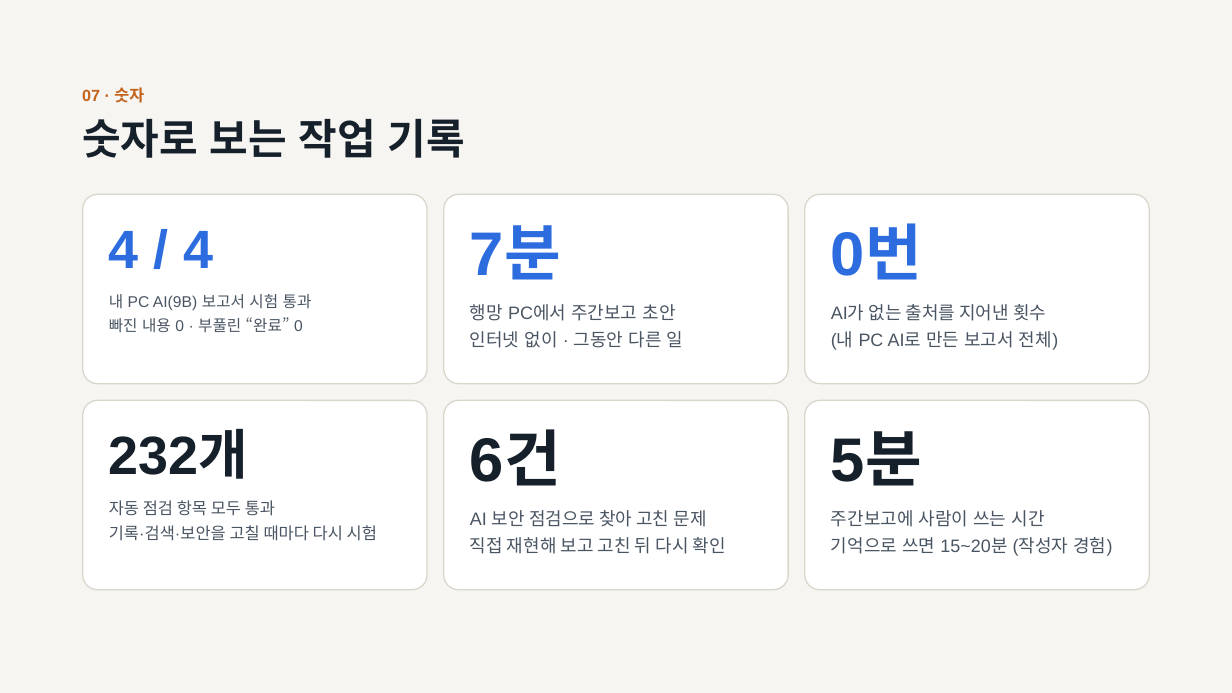
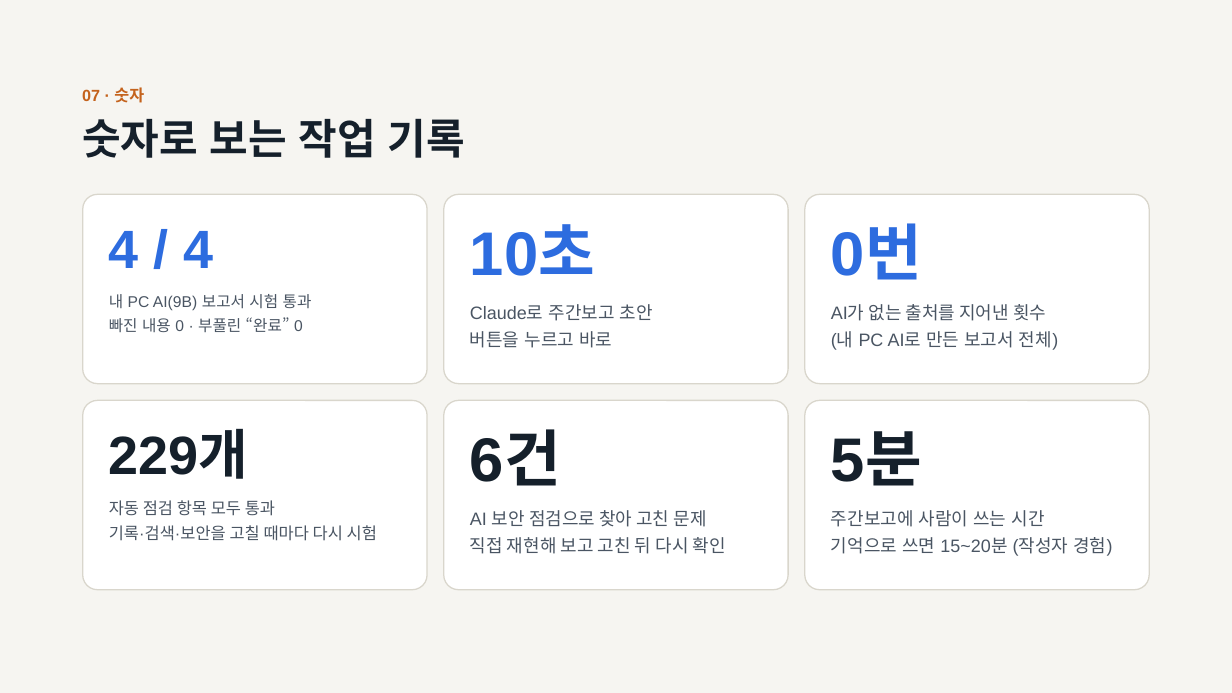
Before and after one commit to superokok/work-history, a slide deck: slide 10 of ppt/작업 기록 앱-(대인배)-v2.pptx. Drawn at 1232x693 pixels with LibreOffice and Linux fonts; fonts in the diff are those of the drawing. Boxes give left, top, right and bottom in pixels: in the first picture for what was removed or moved away, otherwise in the second. Text is boxed around its words. In the diff, an @@ line names an element or a change of style, - is before the commit and + after.

```diff
--- a/ppt/작업 기록 앱-(대인배)-v2.pptx
+++ b/ppt/작업 기록 앱-(대인배)-v2.pptx
@@ text at (x1=470, y1=226, x2=595, y2=276): text changed @@
-7분
+10초
@@ text at (x1=470, y1=304, x2=653, y2=348): text changed @@
-행망 PC에서 주간보고 초안
-인터넷 없이 · 그동안 다른 일
+Claude로 주간보고 초안
+버튼을 누르고 바로
@@ text at (x1=109, y1=432, x2=249, y2=479): text changed @@
-232개
+229개
```
Also in this commit, not shown: 9 other slides changed.
